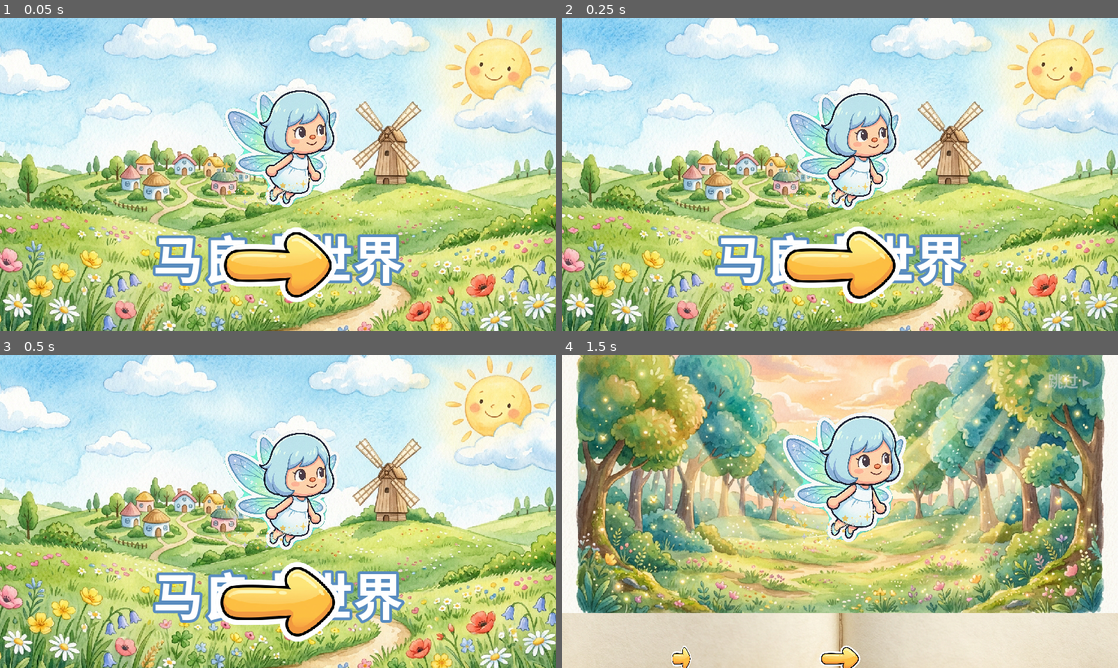
Above: before the commit, frames 1-4 (two rows, left to right).
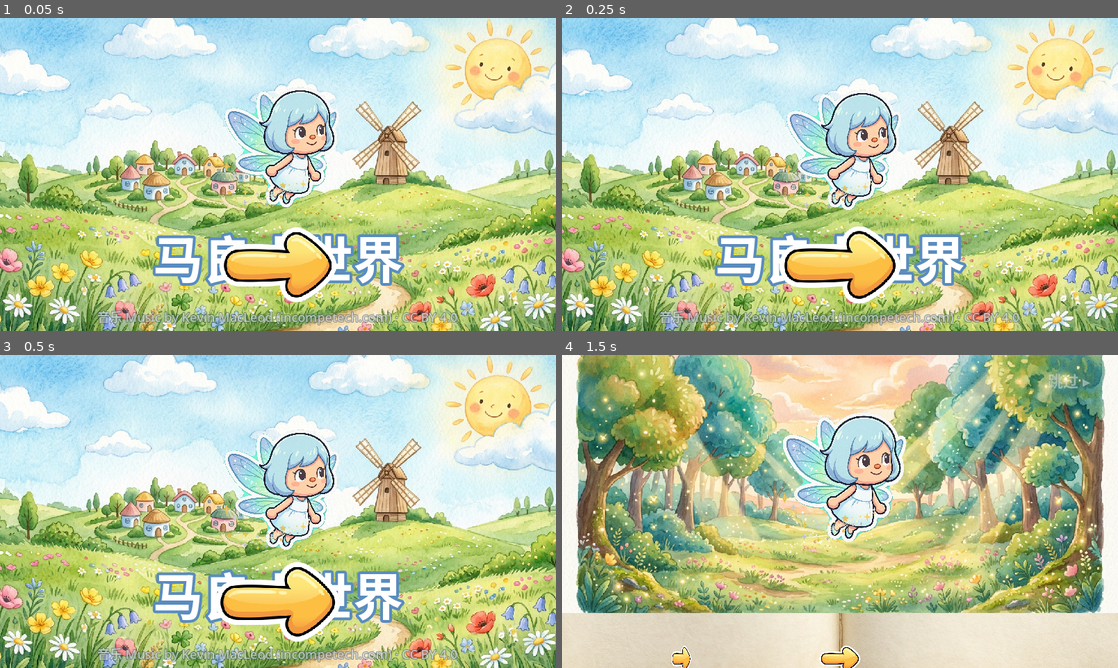
Above: after the commit, the same moments.

Repository: hoveychen/maliang
Game: Godot game, scene res://menu.tscn
Two runs of this game, one before a commit and one after it. Both use one fixed random seed, a clock stepped at 60 frames per second and the inputs below. Sound files missing from this copy of the repository are replaced by a short silence.
Inputs (mouse positions are in pixels of both pictures, inside the frame that each line leads up to):
- Up to frame 1 (0.05 s): no input
- Up to frame 2 (0.25 s): no input
- Up to frame 3 (0.5 s): no input
- Up to frame 4 (1.5 s): tap Enter (ui_accept) at 0.5, 0.77, 1.07 s; move the mouse to (962, 495) at 0.52 s; hold Right (ui_right) 0.53-1.25 s; click (962, 495) at 0.67 s; click (840, 658) at 1.25 s

The runs differ from the first frame. In frame 1, 1.4% of the frame differs, in the area x 17-83%, y 93-99%; in frame 2, 1.4%; in frame 3, 1.4%; in frame 4, nothing differs.

Commit message:
feat(menu): 菜单底部加 CC-BY 音乐署名行
BGM 用了 Kevin MacLeod 的 CC-BY 4.0 曲，许可要求可见署名。3 岁娃零文字
「任点即进」菜单不宜加 credits 屏，改在底部垫一行小号半透明署名，
mouse_filter=IGNORE 不挡全屏入口按钮。全套曲目/许可细节见 bgm/LICENSE.txt。

Diff:
--- a/scripts/menu.gd
+++ b/scripts/menu.gd
@@ -20,6 +20,7 @@
 	_setup_fairy()
 	_setup_title()
 	_setup_tap_entry()
+	_setup_credits()
 	game_audio = GameAudio.new()
 	game_audio.name = "GameAudio"
 	add_child(game_audio)
@@ -86,6 +87,23 @@
 	_hint.mouse_filter = Control.MOUSE_FILTER_IGNORE # 别挡全屏按钮
 	add_child(_hint)
 
+## BGM 用了 Kevin MacLeod 的 CC-BY 4.0 曲，许可要求可见署名。菜单没有 credits 屏
+## （3 岁娃零文字设计），就在底部垫一行小号半透明署名——满足 CC-BY 合规又不打扰娃。
+## mouse_filter=IGNORE：不挡全屏「任点即进」按钮。全套曲目/许可细节见 assets/audio/bgm/LICENSE.txt。
+func _setup_credits() -> void:
+	var credit := Label.new()
+	credit.text = "音乐 Music by Kevin MacLeod (incompetech.com) · CC BY 4.0"
+	credit.horizontal_alignment = HORIZONTAL_ALIGNMENT_CENTER
+	credit.set_anchors_preset(Control.PRESET_BOTTOM_WIDE)
+	credit.offset_top = -34.0
+	credit.offset_bottom = -8.0
+	credit.add_theme_font_size_override("font_size", 18)
+	credit.add_theme_color_override("font_color", Color(1.0, 1.0, 1.0, 0.55))
+	credit.add_theme_color_override("font_outline_color", Color(0.2, 0.3, 0.4, 0.5))
+	credit.add_theme_constant_override("outline_size", 4)
+	credit.mouse_filter = Control.MOUSE_FILTER_IGNORE
+	add_child(credit)
+
 ## 入口分流：有档案直接进世界，没档案先走童话书 onboarding。
 static func target_scene() -> String:
 	return "res://main.tscn" if PlayerProfile.exists() else "res://onboarding.tscn"
